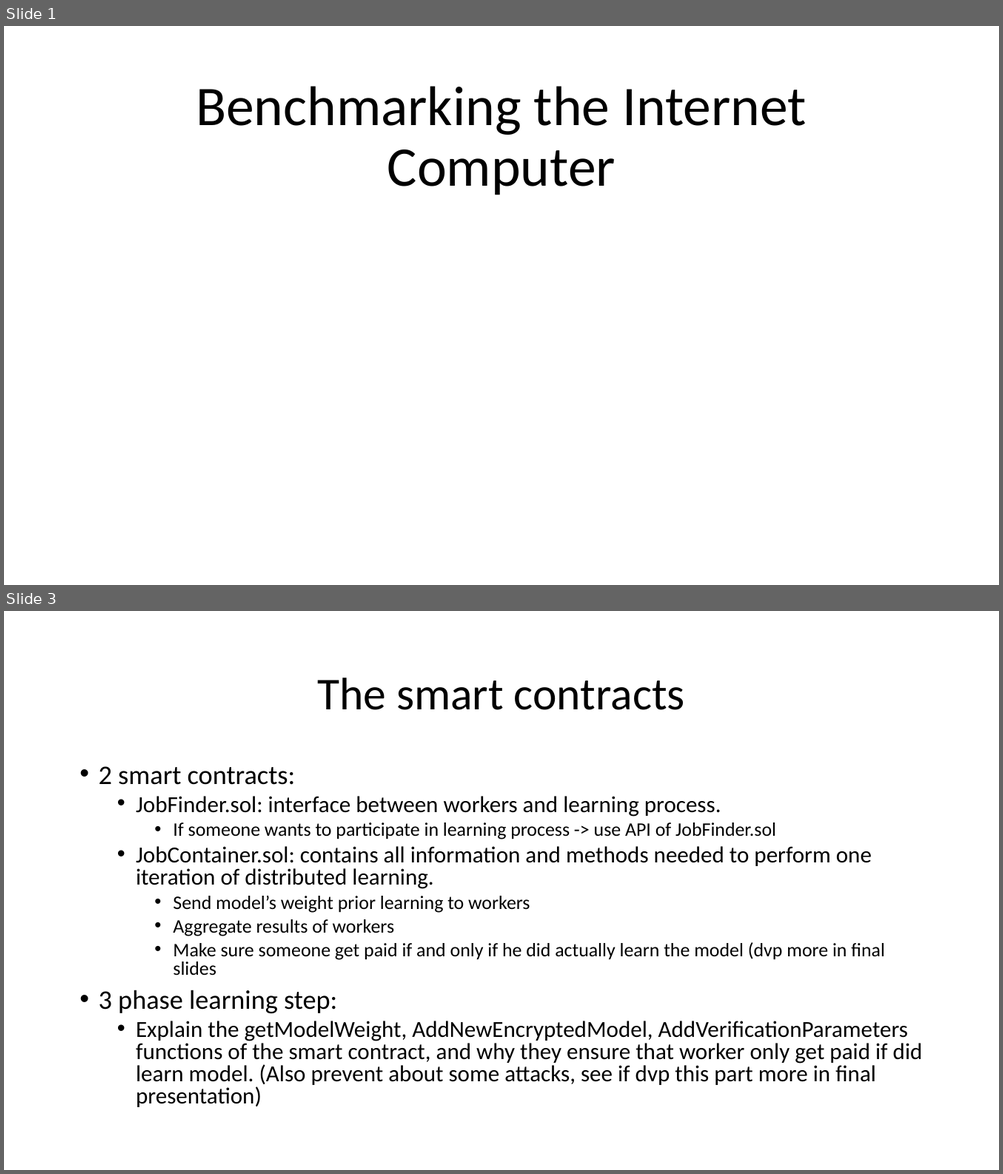
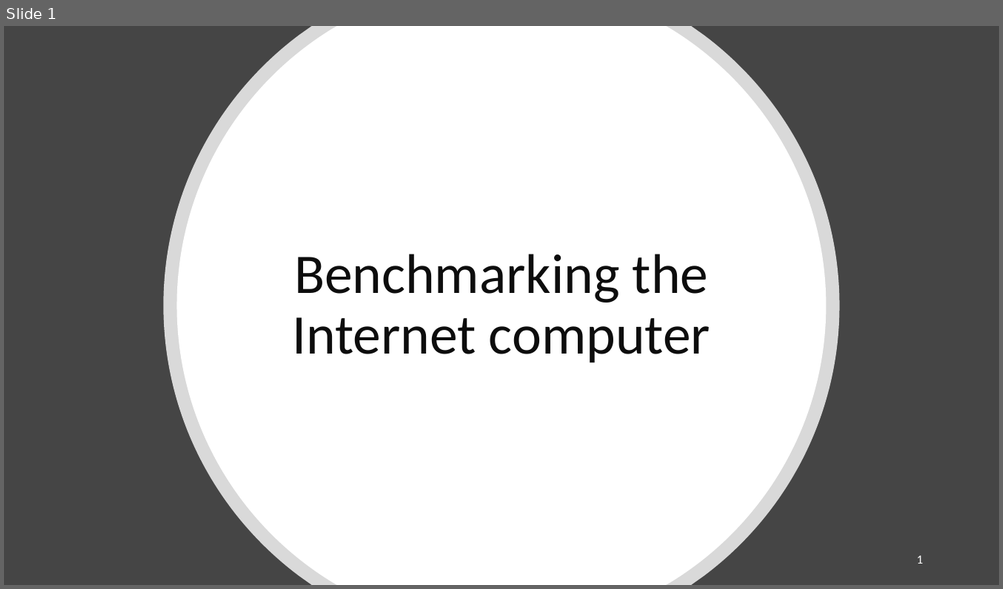
Before and after one commit to douglasbouchet/ML_on_blockchain, a slide deck: Presentation.pptx. Shown one above the other, each under a label of ours: slides 1 and 3 before the commit, slide 1 after it; the slides between them are not shown. The pictures are 1003x1174 and 1003x589 pixels, drawn with LibreOffice and Linux fonts; fonts in the diff are those of the drawing. Boxes give left, top, right and bottom in pixels: in the first picture for what was removed or moved away, otherwise in the second. Text is boxed around its words. In the diff, an @@ line names an element or a change of style, - is before the commit and + after.

```diff
--- a/Presentation.pptx
+++ b/Presentation.pptx
@@ slide 3 removed at (x1=4, y1=611, x2=999, y2=1170), background #FFFFFF @@
@@ title removed at (x1=317, y1=678, x2=685, y2=710) @@
-The smart contracts
@@ text removed at (x1=99, y1=766, x2=922, y2=1108) @@
-• 2 smart contracts:
-  • JobFinder.sol: interface between workers and learning process.
-    • If someone wants to participate in learning process -> use API of JobFinder.sol
-  • JobContainer.sol: contains all information and methods needed to perform one iteration of distributed learning.
-    • Send model’s weight prior learning to workers
-    • Aggregate results of workers
-    • Make sure someone get paid if and only if he did actually learn the model (dvp more in final slides
-• 3 phase learning step:
-  • Explain the getModelWeight, AddNewEncryptedModel, AddVerificationParameters functions of the smart contract, and why they ensure that worker only get paid if did learn model. (Also prevent about some attacks, see if dvp this part more in final presentation)
@@ slide 1 changed as well @@
@@ background #FFFFFF to #454545 @@
@@ freeform shape added at (x1=164, y1=26, x2=839, y2=585), fill #FFFFFF at 80% opacity @@
@@ freeform shape added at (x1=177, y1=26, x2=826, y2=585), fill #FFFFFF @@
@@ title "Benchmarking the Internet computer" at (x1=292, y1=254, x2=710, y2=363): vertical alignment bottom to middle @@
@@ title at (x1=292, y1=254, x2=710, y2=363): text changed; text colour #000000 to #0D0D0D @@
-Benchmarking the Internet Computer
+Benchmarking the Internet computer
@@ page number added at (x1=916, y1=556, x2=922, y2=564), 12 pt, text #FFFFFF @@
+1
```
Also in this commit, not shown: 14 slides added, 13 other slides removed, 10 other files.
